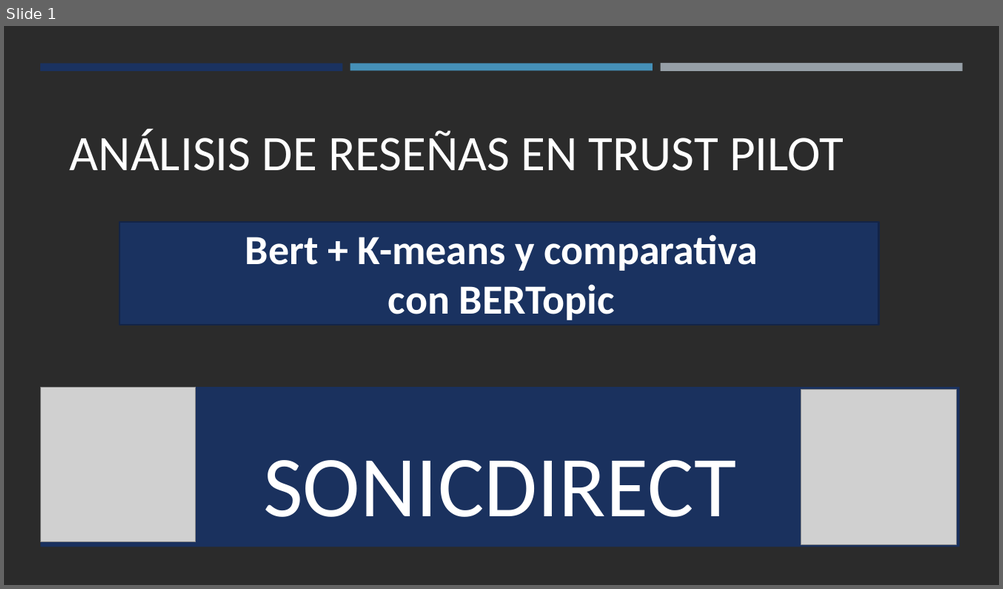
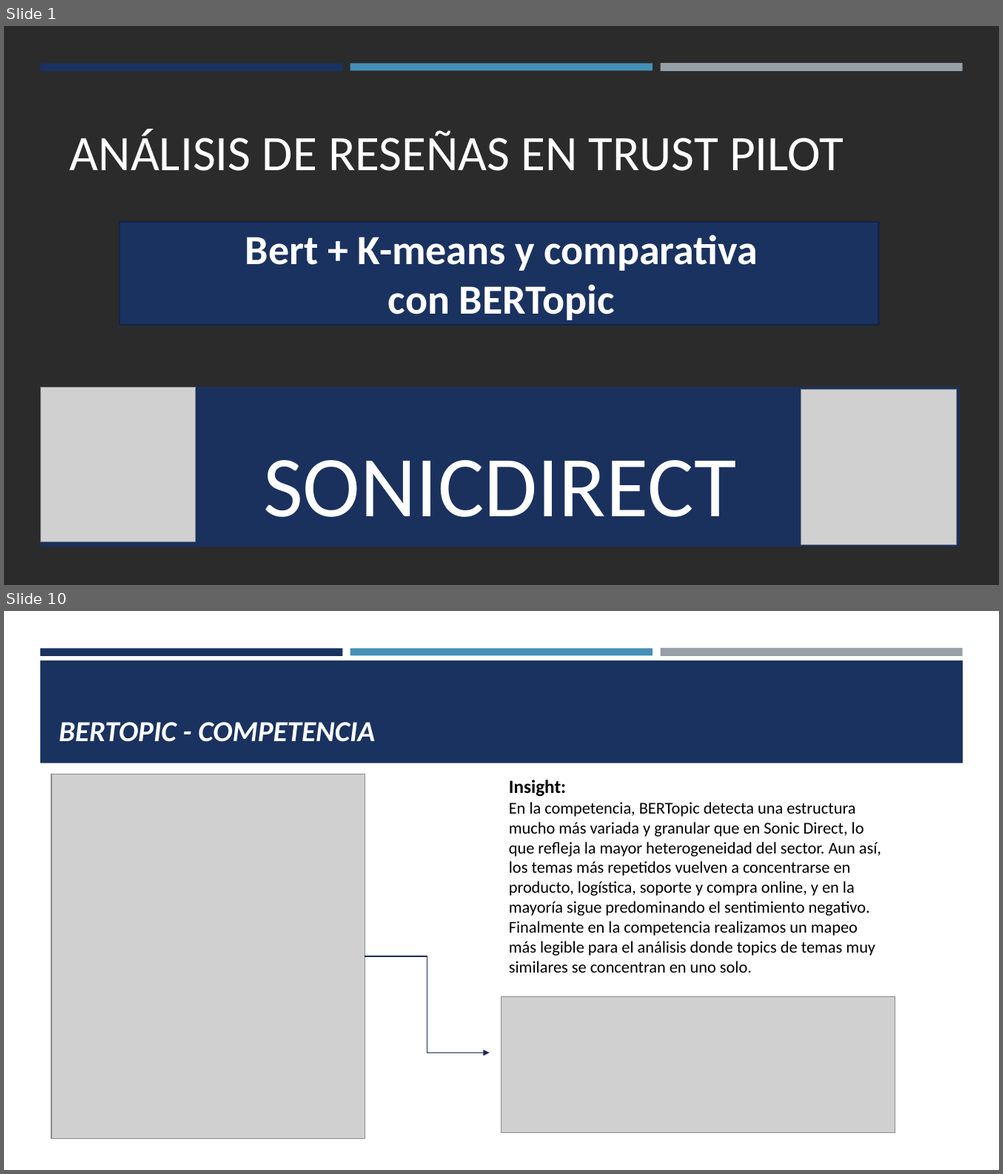
Before and after one commit to OscarFdz24/Proyecto_DeepLearning_NLP_Oscar_Fernandez, a slide deck: Análisis de reseñas en Trust Pilot.pptx. Shown one above the other, each under a label of ours: slide 1 before the commit, slides 1 and 10 after it; the slides between them are not shown. The pictures are 1003x589 and 1003x1174 pixels, drawn with LibreOffice and Linux fonts; fonts in the diff are those of the drawing; grey boxes stand for pictures; background and template pictures are left out; a plain dark background stands for a picture behind light text. Boxes give left, top, right and bottom in pixels: in the first picture for what was removed or moved away, otherwise in the second. Text is boxed around its words. In the diff, an @@ line names an element or a change of style, - is before the commit and + after.

```diff
--- a/Análisis de reseñas en Trust Pilot.pptx
+++ b/Análisis de reseñas en Trust Pilot.pptx
@@ slide 10 added at bbox=[4, 611, 999, 1170], background #FFFFFF @@
@@ rectangle added at bbox=[40, 648, 343, 655], fill #1A3260 @@
@@ rectangle added at bbox=[350, 648, 652, 655], fill #4590B8 @@
@@ rectangle added at bbox=[660, 648, 962, 657], fill #969FA7 @@
@@ rectangle added at bbox=[40, 661, 963, 763], fill #1A3260 @@
@@ title added at bbox=[59, 722, 375, 742], 28 pt, text #FFFFFF, bold, italic @@
+BERTOPIC - COMPETENCIA
@@ picture added at bbox=[52, 775, 365, 1139] @@
@@ text added at bbox=[509, 780, 881, 973], 16 pt, text #000000 @@
+Insight:
+En la competencia, BERTopic detecta una estructura mucho más variada y granular que en Sonic Direct, lo que refleja la mayor heterogeneidad del sector. Aun así, los temas más repetidos vuelven a concentrarse en producto, logística, soporte y compra online, y en la mayoría sigue predominando el sentimiento negativo.
+Finalmente en la competencia realizamos un mapeo más legible para el análisis donde topics de temas muy similares se concentran en uno solo.
@@ elbow arrow added from (364, 957) to (489, 1054), #172D56 1 pt @@
@@ picture added at bbox=[502, 997, 895, 1134] @@
```
Also in this commit, not shown: 3 slides changed, 6 other slides added, 4 slides removed, 3 other files.
